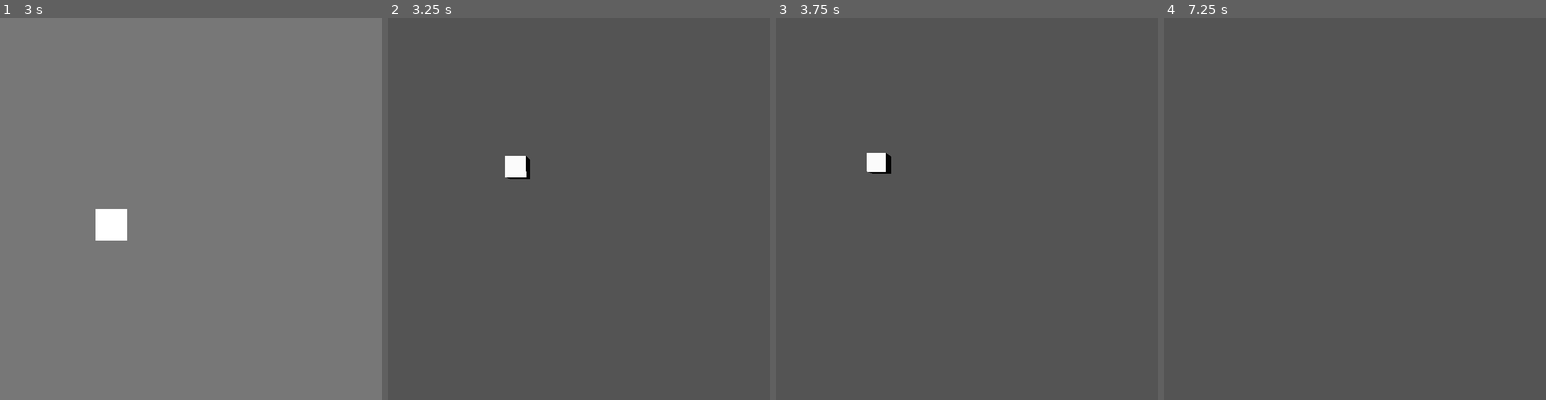
Above: before the commit, frames 1-4 (left to right).
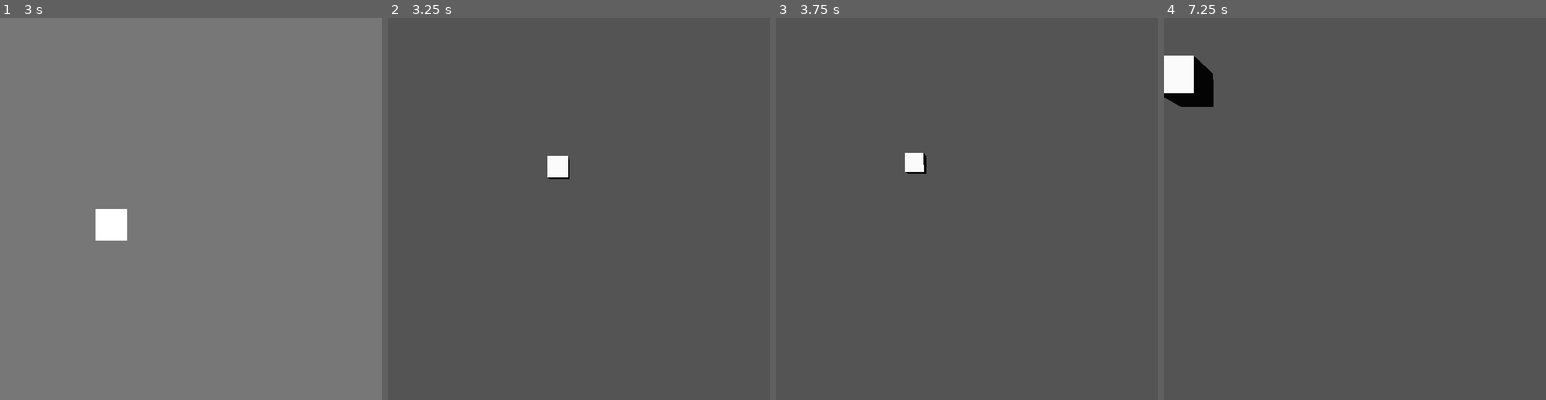
Above: after the commit, the same moments.

Repository: Idristhegr8/Kenshape_copy_test
Game: Godot game, scene res://Main.tscn
Same seed, same stepped clock (60 frames per second), same inputs: the game is played once before the commit and once after it.
Inputs (mouse positions are in pixels of both pictures, inside the frame that each line leads up to):
- Up to frame 1 (3 s): click (191, 209) at 0.52 s; type "12" at 0.6 s; click "New" at 1.25 s; tap Enter (ui_accept) at 2, 2.27, 2.57 s; move the mouse to (275, 189) at 2.02 s; hold A (A) 2.03-2.78 s; click (275, 189) at 2.17 s; tap B (B) at 2.3, 2.85 s; move the mouse to (114, 228) at 2.77 s; click (114, 228) at 2.92 s
- Up to frame 2 (3.25 s): tap Enter (ui_accept) at 3.02 s; tap C (C) at 3.05 s
- Up to frame 3 (3.75 s): tap Enter (ui_accept) at 3.32 s; move the mouse to (1005, 124) at 3.52 s; hold D (D) from 3.53 s (still down); tap C (C) at 3.6 s; click (1005, 124) at 3.67 s
- Up to frame 4 (7.25 s): move the mouse to (1335, 285) at 4.27 s; release D (D) at 4.28 s; tap D (D) at 4.35 s; click (1335, 285) at 4.42 s; tap Enter (ui_accept) at 4.52, 4.82, 5.27, 5.57, 6.02, 6.32, 6.5 s; tap E (E) at 4.55, 5.1 s; move the mouse to (1469, 266) at 5.02 s; click (1469, 266) at 5.17 s; tap L (L) at 5.3, 5.85 s; move the mouse to (1240, 151) at 5.77 s; click (1240, 151) at 5.92 s; tap P (P) at 6.05, 6.6 s; move the mouse to (1374, 209) at 6.52 s; hold S (S) from 6.53 s (still down); click (1374, 209) at 6.67 s

Frame 1 is identical in both runs. In frame 2, 0.7% of the frame differs, in the area x 30-48%, y 36-43%; in frame 3, 0.6%; in frame 4, 1.6%, in the area x 0-13%, y 9-24%.

Commit message:
Saving and Loading
Improved (Kinda Implemented) Saving and loading. Still the save is not encrypted, will implement that next.

Diff:
--- a/Drawing_board.gd
+++ b/Drawing_board.gd
@@ -9,6 +9,7 @@
 
 var grid_pos: Vector2
 var can_draw: bool = true setget set_draw
+var is_saving: bool = false
 
 func _ready() -> void:
 
@@ -50,7 +51,7 @@
 	$Pixel.global_position = mouse_pos.snapped(Vector2(64, 64))
 	grid_pos = mouse_pos.snapped(Vector2(64, 64))
 
-	if Input.is_action_just_pressed("ui_accept"):
+	if Input.is_action_just_pressed("ui_accept") and not is_saving:
 		Global.pixels.clear()
 		for pixel in get_tree().get_nodes_in_group("Pixel"):
 
@@ -63,9 +64,9 @@
 
 # warning-ignore:return_value_discarded
 		get_tree().change_scene("res://Spatial.tscn")
-	if Input.is_action_just_pressed("E"):
+	if Input.is_action_just_pressed("E") and not is_saving:
 		state = eraser
-	if Input.is_action_just_pressed("P"):
+	if Input.is_action_just_pressed("P") and not is_saving:
 		state = pencil
 
 # warning-ignore:unused_argument
@@ -85,10 +86,11 @@
 	for pixel in pixels:
 		if pixel.global_position == grid_pos:
 			pixel.queue_free()
-	var node: Sprite = load("res://Pixel.tscn").instance()
-	node.global_position = grid_pos
-	node.modulate = $UI._Color
-	$Pixels.add_child(node)
+	if not grid_pos.x > Global.drawing_board.x*64 and not grid_pos.y > Global.drawing_board.y*64 and not grid_pos.x < 0 and not grid_pos.y < 0:
+		var node: Sprite = load("res://Pixel.tscn").instance()
+		node.global_position = grid_pos
+		node.modulate = $UI._Color
+		$Pixels.add_child(node)
 
 func set_draw(value: bool) -> void:
 	can_draw = value
--- a/Drawing_board.tscn
+++ b/Drawing_board.tscn
@@ -33,11 +33,9 @@
 }
 
 [node name="Pixels" type="Node2D" parent="."]
-z_index = 1
 
 [node name="Pixel" type="Sprite" parent="."]
 scale = Vector2( 4, 4 )
-z_index = 1
 texture = ExtResource( 2 )
 
 [node name="Area2D" type="Area2D" parent="Pixel"]
@@ -70,13 +68,15 @@
 anchor_top = 0.5
 anchor_right = 0.5
 anchor_bottom = 0.5
-margin_left = -168.0
-margin_top = -231.0
-margin_right = 168.0
-margin_bottom = 231.0
+margin_left = -164.0
+margin_top = -227.0
+margin_right = 172.0
+margin_bottom = 235.0
+__meta__ = {
+"_edit_use_anchors_": false
+}
 
 [node name="FileDialog" type="FileDialog" parent="UI"]
-visible = true
 anchor_left = 0.5
 anchor_top = 0.5
 anchor_right = 0.5
@@ -85,6 +85,7 @@
 margin_top = -92.0
 margin_right = 208.0
 margin_bottom = 92.0
+rect_min_size = Vector2( 400, 140 )
 resizable = true
 access = 2
 current_dir = "/Users/saif/Downloads"
--- a/Spatial.gd
+++ b/Spatial.gd
@@ -7,7 +7,7 @@
 #		if x_pixels.has(pixel.x/64):
 #			add_b(-pixel.x, pixel.y)
 #		else:
-			add_b((pixel.x/64-((Global.drawing_board.x/2)+1))*64, (pixel.y/64-((Global.drawing_board.y/2)-1))*64, pixel.color, pixel.depth)
+			add_b((pixel.x/64-((Global.drawing_board.x/2)-1))*64, (pixel.y/64-((Global.drawing_board.y/2)-1))*64, pixel.color, pixel.depth)
 
 #		#symetry
 #		add_b(-pixel.x, pixel.y)
--- a/UI.gd
+++ b/UI.gd
@@ -4,7 +4,7 @@
 
 # warning-ignore:unused_argument
 func _process(delta: float) -> void:
-	if Input.is_action_just_pressed("C"):
+	if Input.is_action_just_pressed("C") and not get_parent().is_saving:
 		if $ColorPicker.visible:
 			$ColorPicker.hide()
 			get_tree().paused = false
@@ -15,7 +15,7 @@
 			$ColorPicker.show()
 			get_tree().paused = true
 
-	if Input.is_action_just_pressed("D"):
+	if Input.is_action_just_pressed("D") and not get_parent().is_saving:
 		if get_tree().paused:
 			get_tree().paused = false
 			get_parent().get_node("Pixel").show()
@@ -25,15 +25,17 @@
 
 	if Input.is_action_pressed("Command") and Input.is_action_just_pressed("S"):
 		if get_tree().paused:
+			get_parent().is_saving = false
 			get_tree().paused = false
 			get_parent().get_node("Pixel").show()
 		else:
+			get_parent().is_saving = true
 			$FileDialog.mode = FileDialog.MODE_SAVE_FILE
 			$FileDialog.popup_centered()
 			get_tree().paused = true
 			get_parent().get_node("Pixel").hide()
 
-	if Input.is_action_pressed("Command") and Input.is_action_just_pressed("L"):
+	if Input.is_action_pressed("Command") and Input.is_action_just_pressed("L") and not get_parent().is_saving:
 		if get_tree().paused:
 			get_tree().paused = false
 			get_parent().get_node("Pixel").show()
@@ -98,8 +100,16 @@
 		Save()
 	else:
 		Load()
+	get_parent().is_saving = false
+	get_tree().paused = false
+	get_parent().get_node("Pixel").show()
 
 func Save() -> void:
+
+	var settings: Dictionary = {
+		x = Global.drawing_board.x,
+		y = Global.drawing_board.y
+	}
 
 	var data: Array = []
 
@@ -117,22 +127,38 @@
 		data.append(pixel_dat)
 
 	var file: File = File.new()
-	if file.file_exists($FileDialog.current_path):
-		pass
-	else:
-		file.open($FileDialog.current_path, File.WRITE)
-		file.store_line(to_json(data))
-		file.close()
+	file.open($FileDialog.current_path + ".pt3d", File.WRITE)
+	file.store_line(to_json(data))
+	file.close()
+	file.open($FileDialog.current_path + "_settings.pt3d", File.WRITE)
+	file.store_line(to_json(settings))
+	file.close()
 
 func Load() -> void:
 
-	var data: Array = []
+	for pixel in get_parent().get_node("Pixels").get_children():
+		pixel.queue_free()
+
+	var settings: Dictionary = {}
+
+	var data: Array
 
 	var file: File = File.new()
-	if file.file_exists($FileDialog.current_path):
+	if $FileDialog.current_path.ends_with(".pt3d") and file.file_exists($FileDialog.current_path):
 		file.open($FileDialog.current_path, File.READ)
 		data = parse_json(file.get_line())
 		file.close()
+
+	var settings_file: File = File.new()
+	var path: String = $FileDialog.current_path.trim_suffix(".pt3d") + "_settings.pt3d"
+	if $FileDialog.current_path.ends_with(".pt3d") and settings_file.file_exists(path):
+		settings_file.open(path, File.READ)
+		settings = parse_json(settings_file.get_line())
+		settings_file.close()
+#	print(str(canvas_data))
+
+	Global.drawing_board.x = settings.x
+	Global.drawing_board.y = settings.y
 
 	for pixel in data:
 		var node: Sprite = load("res://Pixel.tscn").instance()
@@ -141,4 +167,23 @@
 		node.depth = pixel[3]
 		get_parent().get_node("Pixels").add_child(node)
 
-	print(str(data))
+	if Global.drawing_board.y - 10 != 0:
+# warning-ignore:narrowing_conversion
+		var extra_y: int = Global.drawing_board.y-10
+		for y in extra_y:
+			rect_size.y += 64
+			get_parent().get_node("Camera2D").zoom.y += 0.1
+			$ColorPicker.rect_scale.y += 0.1
+			$FileDialog.rect_scale.y += 0.1
+			$ColorPicker.rect_global_position.y -= 23.1
+
+	if Global.drawing_board.x - 10 != 0:
+		get_parent().get_node("BG").rect_size = Global.drawing_board
+# warning-ignore:narrowing_conversion
+		var extra_x: int = Global.drawing_board.x-10
+		for x in extra_x:
+			rect_size.x += 64
+			get_parent().get_node("Camera2D").zoom.x += 0.1
+			$ColorPicker.rect_scale.x += 0.1
+			$FileDialog.rect_scale.x += 0.1
+			$ColorPicker.rect_global_position.x -= 16.8
